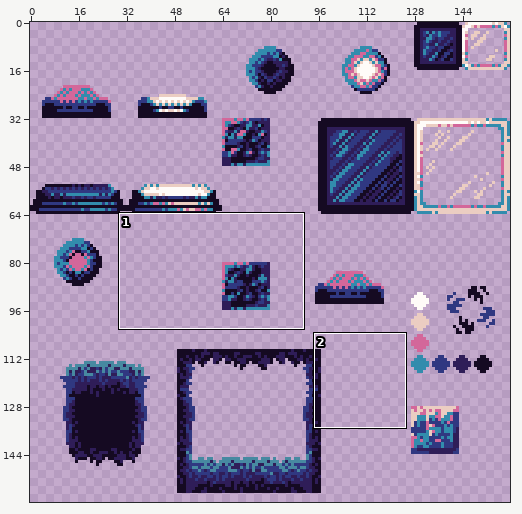
Sprite sheet: res/interactables/button.png. Above, an overview of the earlier version with the close-up marked.
Close-up. Before the edit:
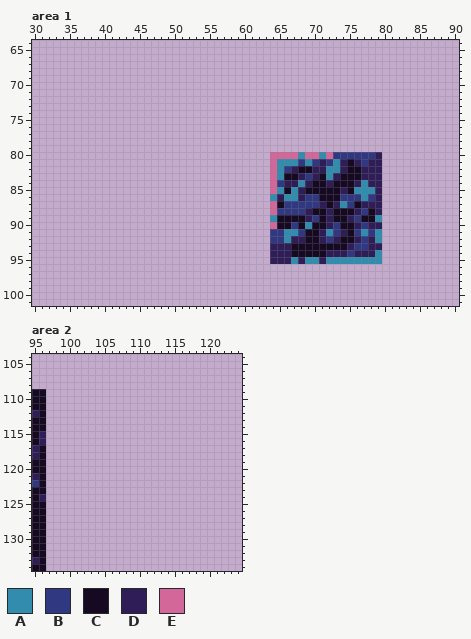
The file is 160x160 pixels. Shown: area 1: x 30..90, y 64..101; area 2: x 95..124, y 104..134.
Palette (. is transparent): A #328cad  B #303881  C #150a22  D #2f1d58  E #d3679a
Pixels before, area 1, first column x 64:
80 EEEEAEEAEBBBBBBD
81 EAAABABDBADCDBDD
82 EABDCCDDAADCCDDD
83 EACCDBDCADCCCDDD
84 EBDDADCCDCCCDADD
85 EACADCCCCCDCAAAD
86 ADAADBBCCCBBBABD
87 ECBBBBBDCDABCDDD
88 EBBBBDCCDCCCDBCD
89 ACCCCDBCDCCDBCCA
90 ECCBCACCDBCCDBDD
91 BBAABCCDABDCBABA
92 BBADDCCDBDCCDBDA
93 DDDCCCCCCCCDBBDD
94 DDDCCCCCDDDBDDDA
95 DDDADAADAAAAAAAA
Pixels before, area 2, first column x 95:
109 CC
110 CC
111 CC
112 DC
113 CC
114 CC
115 CD
116 CD
117 DC
118 DC
119 CC
120 CC
121 DC
122 BC
123 CC
124 CD
125 CC
126 CC
127 CC
128 CC
129 CC
130 CC
131 CC
132 CC
133 DC
134 CC
Now the later version:
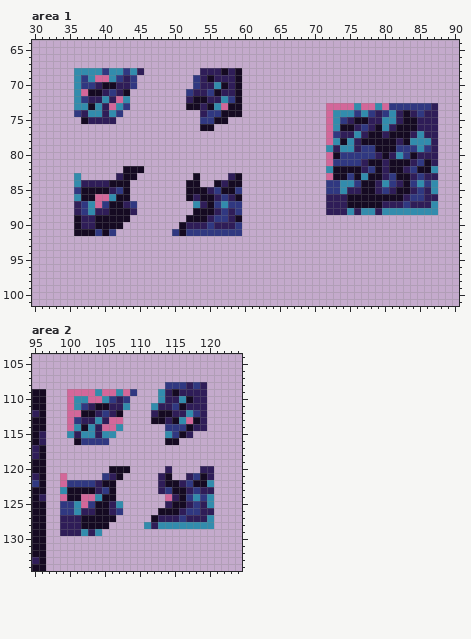
The edit:
Area 1:
y 68: x 36..45 .......... -> AAAABAABAD; x 54..59 ...... -> DDDCDC
y 69: x 36..44 ......... -> ABAEEABDB; x 53..59 ....... -> BDCDDDC
y 70: x 36..44 ......... -> ABBDCCDDB; x 53..59 ....... -> BDDACDC
y 71: x 36..43 ........ -> AECCDBDC; x 52..59 ........ -> BDDBCDDC
y 72: x 36..43 ........ -> ABDDADEA; x 52..59 ........ -> DCCDDABC
y 73: x 36..43 ........ -> AACADEAB; x 52..59 ........ -> CCDCAECC; x 72..87 ................ -> EEEEAEEAEBBBBBBD
y 74: x 36..42 ....... -> BDAADAB; x 54..59 ...... -> DBBCCC; x 72..87 ................ -> EAAABABDBADCDBDD
y 75: x 37..41 ..... -> CDDDD; x 54..57 .... -> BBCC; x 72..87 ................ -> EABDCCDDAADCCDDD
y 76: x 54..55 .. -> CC; x 72..87 ................ -> EACCDBDCADCCCDDD
y 77: x 72..87 ................ -> EBDDADCCDCCCDADD
y 78: x 72..87 ................ -> EACADCCCCCDCAAAD
y 79: x 72..87 ................ -> ADAADBBCCCBBBABD
y 80: x 64..71 EEEEAEEA -> ........; x 73 B -> C; x 80..87 ........ -> CDABCDDD
y 81: x 64..87 EAAABABDBADCDBDD........ -> ........EBBBBDCCDCCCDBCD
y 82: x 43..45 ... -> CCC; x 64..71 EABDCCDD -> ........; x 73..74 AD -> CC; x 78..87 DD........ -> BCDCCDBCCA
y 83: x 36 . -> A; x 42..44 ... -> DCC; x 53 . -> C; x 58..59 .. -> DC; x 64..73 EACCDBDCAD -> ........EC; x 75 C -> B; x 77..87 DDD........ -> ACCDBCCDBDD
y 84: x 36..43 ........ -> ADDDDCCC; x 52..53 .. -> CC; x 56..59 .... -> CDCC; x 64..78 EBDDADCCDCCCDAD -> ........BBAABCC; x 80..87 ........ -> ABDCBABA
y 85: x 36..43 ........ -> BCCCCDBC; x 52..59 ........ -> CCCDBCCB; x 64..78 EACADCCCCCDCAAA -> ........BBADDCC; x 80..87 ........ -> BDCCDBDA
y 86: x 36..43 ........ -> ACCEEACC; x 52..59 ........ -> CDCCDBDC; x 64..87 ADAADBBCCCBBBABD........ -> ........DDDCCCCCCCCDBBDD
y 87: x 36..44 ......... -> DBAEBCCDB; x 53..59 ....... -> ADCBABB; x 64..72 ECBBBBBDC -> ........D; x 74..75 AB -> DC; x 77..87 DDD........ -> CCCDDDBDDDA
y 88: x 36..44 ......... -> DBADDCCCD; x 53..59 ....... -> CCCDBDB; x 64..71 EBBBBDCC -> ........; x 73..75 CCC -> DDA; x 77..78 BC -> AA; x 80..87 ........ -> AAAAAAAA
y 89: x 36..43 ........ -> CDDCCCCC; x 52..59 ........ -> CCCDBBDC; x 64..79 ACCCCDBCDCCDBCCA -> ................
y 90: x 36..42 ....... -> CDDCCCC; x 51..59 ......... -> CDDDBDDDB; x 64..79 ECCBCACCDBCCDBDD -> ................
y 91: x 36..41 ...... -> CCCBCB; x 50..59 .......... -> BCBBBBBBBB; x 64..79 BBAABCCDABDCBABA -> ................
y 92: x 64..79 BBADDCCDBDCCDBDA -> ................
y 93: x 64..79 DDDCCCCCCCCDBBDD -> ................
y 94: x 64..79 DDDCCCCCDDDBDDDA -> ................
y 95: x 64..79 DDDADAADAAAAAAAA -> ................
Area 2:
y 108: x 114..119 ...... -> BBBDBD
y 109: x 100..109 .......... -> EEEEAEEAEB; x 113..119 ....... -> ADCDDDD
y 110: x 100..108 ......... -> EAAEEABDB; x 113..119 ....... -> ADDACDD
y 111: x 100..108 ......... -> EABDCCDDA; x 112..119 ........ -> ADDBCDDD
y 112: x 100..107 ........ -> EECCDBDC; x 112..119 ........ -> DCCDDABD
y 113: x 100..107 ........ -> EBDDADEE; x 112..119 ........ -> CCDCAECD
y 114: x 100..107 ........ -> EACADEEA; x 114..119 ...... -> BBBCDD
y 115: x 100..106 ....... -> ADAADAA; x 114..117 .... -> ABCD
y 116: x 101..105 ..... -> CBBBB; x 114..115 .. -> CC
y 120: x 106..108 ... -> CCC; x 114 . -> D; x 119..120 .. -> DD
y 121: x 99 . -> E; x 105..107 ... -> BDC; x 113..114 .. -> DC; x 117..120 .... -> DBCD
y 122: x 99..106 ........ -> EBBBBDCC; x 113..120 ........ -> DCCDBCCA
y 123: x 99..106 ........ -> ACCCCDBC; x 113..120 ........ -> DBCCDBDD
y 124: x 99..106 ........ -> ECCEEACC; x 114..120 ....... -> EDCBABA
y 125: x 99..107 ......... -> BBAEBCCDA; x 114..120 ....... -> DCCDBDA
y 126: x 99..107 ......... -> BBADDCCDB; x 113..120 ........ -> CCCDBBDD
y 127: x 99..106 ........ -> DDDCCCCC; x 112..120 ......... -> CDDDBDDDA
y 128: x 99..105 ....... -> DDDCCCC; x 111..120 .......... -> ADAAAAAAAA
y 129: x 99..104 ...... -> DDDADA
